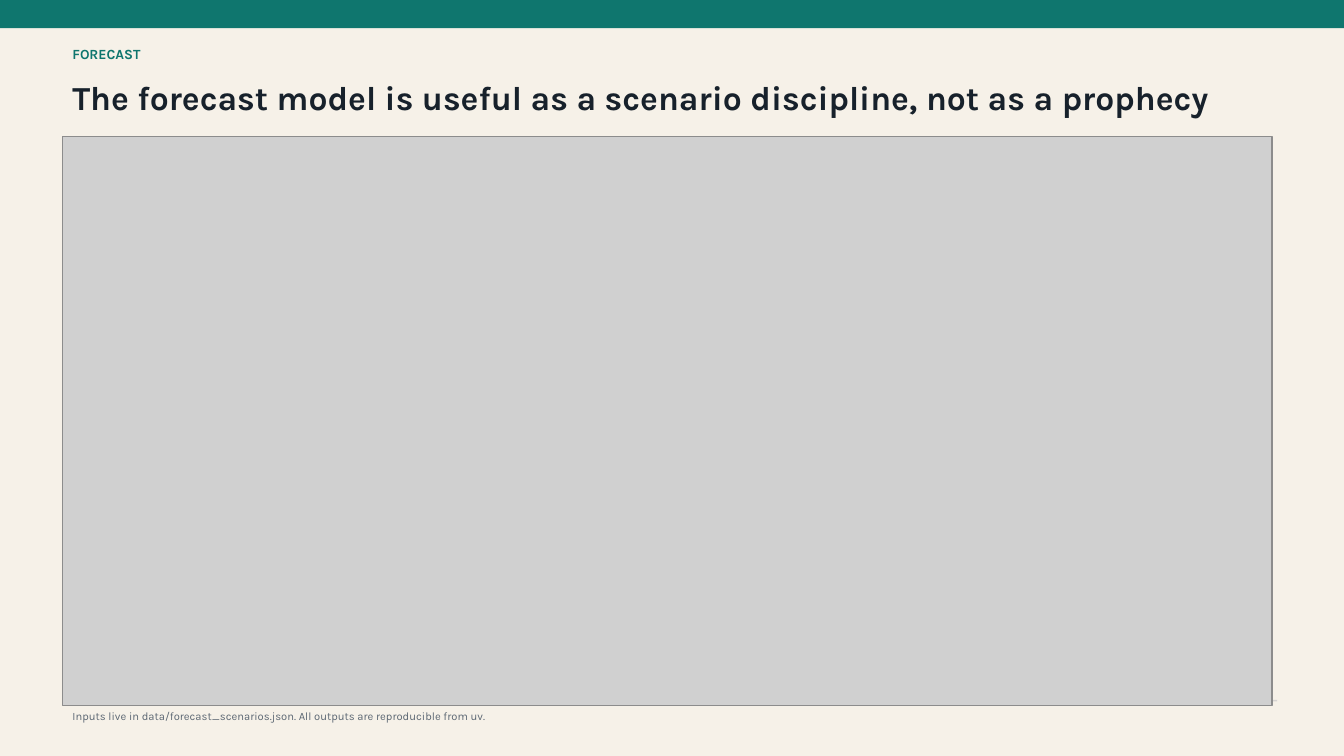
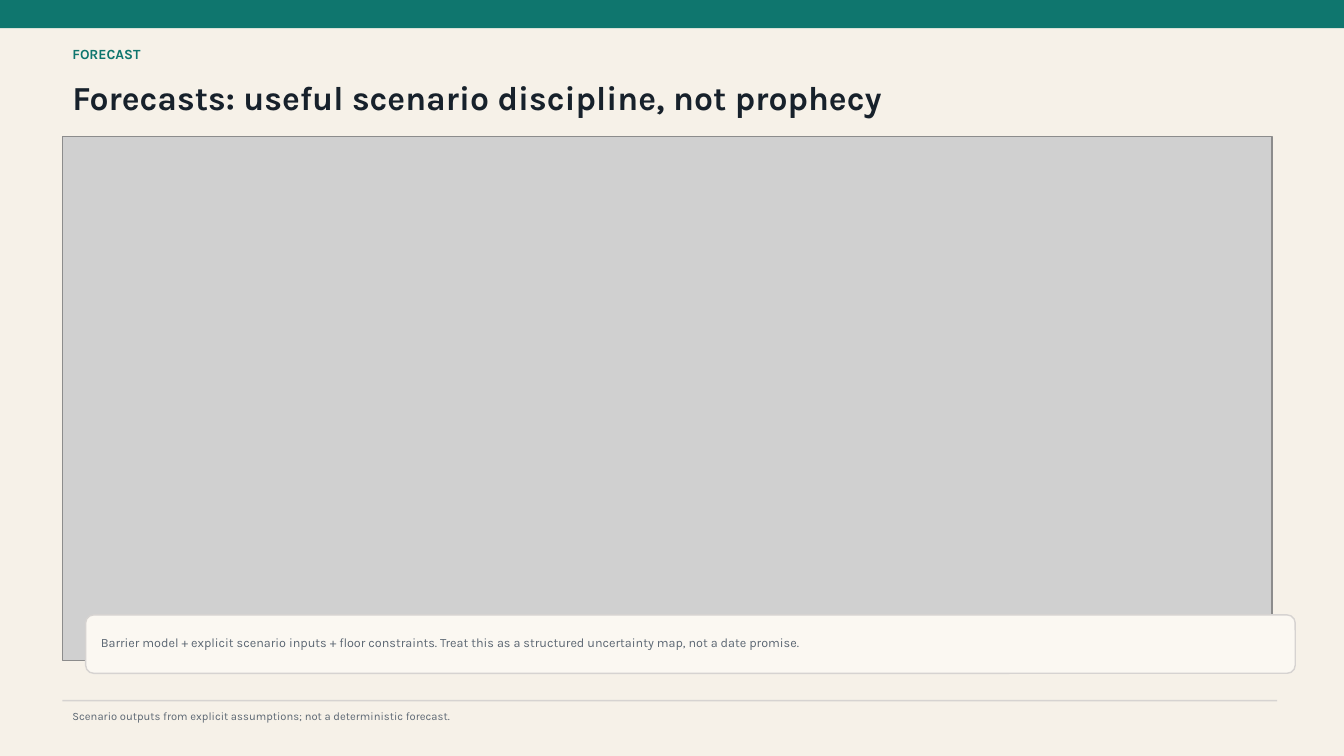
Before and after one commit to lennertvhoy/moltbook-session, a slide deck: slide 8 of Moltbook.pptx. Drawn at 1344x756 pixels with LibreOffice and Linux fonts; fonts in the diff are those of the drawing; grey boxes stand for pictures. Boxes give left, top, right and bottom in pixels: in the first picture for what was removed or moved away, otherwise in the second. Text is boxed around its words. In the diff, an @@ line names an element or a change of style, - is before the commit and + after.

```diff
--- a/Moltbook.pptx
+++ b/Moltbook.pptx
@@ text at [72, 86, 882, 119]: text changed @@
-The forecast model is useful as a scenario discipline, not as a prophecy
+Forecasts: useful scenario discipline, not prophecy
@@ picture: place and size @@
-picture at [63, 136, 1272, 706]
+picture at [63, 136, 1272, 660]
@@ rounded rectangle added at [86, 615, 1296, 674], fill #FBF8F2, outline #D6D3D1 1 pt @@
@@ text added at [101, 638, 799, 650], 9 pt, text #5C6773 @@
+Barrier model + explicit scenario inputs + floor constraints. Treat this as a structured uncertainty map, not a date promise.
@@ text at [72, 712, 450, 723]: text changed @@
-Inputs live in data/forecast_scenarios.json. All outputs are reproducible from uv.
+Scenario outputs from explicit assumptions; not a deterministic forecast.
```
Also in this commit, not shown: 3 other slides changed, 1 slide added, 1 slide removed, 23 other files.
